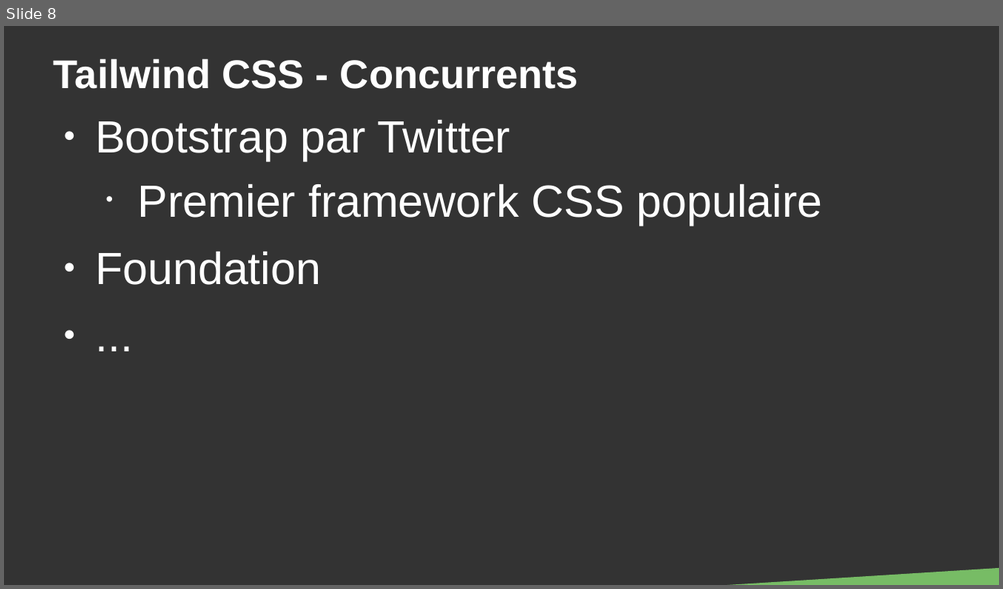
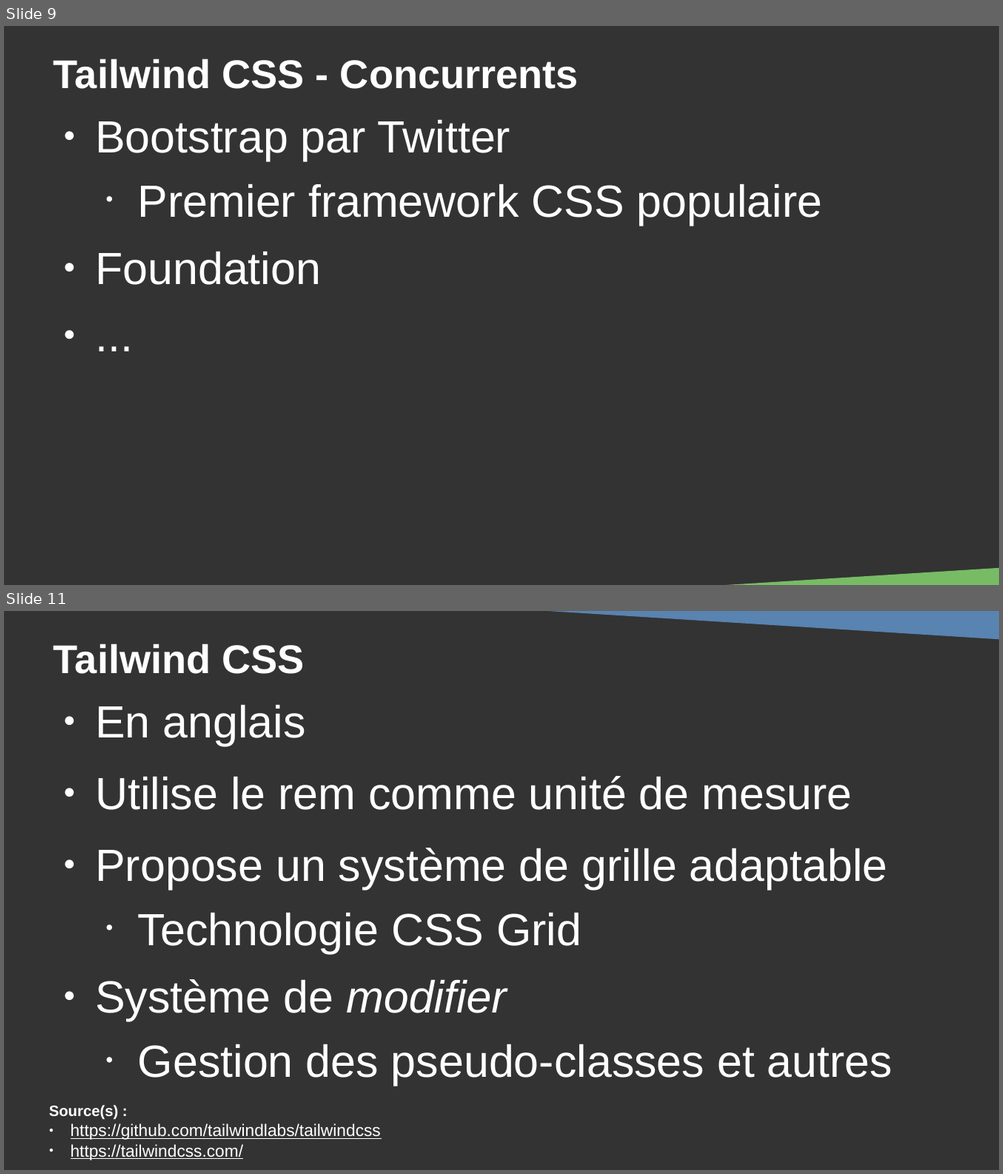
Before and after one commit to DanYellow/cours, a slide deck: integration-web-s2/travaux-pratiques/numero-5/presentation.odp. Shown one above the other, each under a label of ours: slide 8 before the commit, slides 9 and 11 after it; the slides between them are not shown. The pictures are 1003x589 and 1003x1174 pixels, drawn with LibreOffice and Linux fonts; fonts in the diff are those of the drawing. Boxes give left, top, right and bottom in pixels: in the first picture for what was removed or moved away, otherwise in the second. Text is boxed around its words. In the diff, an @@ line names an element or a change of style, - is before the commit and + after.

Commit message:
Add TP for tailwindcss

```diff
--- a/integration-web-s2/travaux-pratiques/numero-5/presentation.odp
+++ b/integration-web-s2/travaux-pratiques/numero-5/presentation.odp
@@ slide 11 added at [4, 611, 999, 1170], background #333333 @@
@@ right triangle added at [485, 611, 999, 640], fill #5983B0 @@
@@ title added at [54, 644, 304, 674], 32 pt, text #FFFFFF, bold @@
+Tailwind CSS
@@ text added at [95, 705, 892, 1086], 36 pt, text #FFFFFF @@
+● En anglais
+● Utilise le rem comme unité de mesure
+● Propose un système de grille adaptable
+  • Technologie CSS Grid
+● Système de modifier
+  • Gestion des pseudo-classes et autres
@@ text added at [49, 1105, 381, 1160], 13.4 pt, text #FFFFFF, underline @@
+Source(s) :
+● https://github.com/tailwindlabs/tailwindcss
+● https://tailwindcss.com/
@@ what was slide 8 is now slide 9 @@
```
Also in this commit, not shown: 3 slides changed, 7 other slides added, 59 slides removed, 16 other files.
